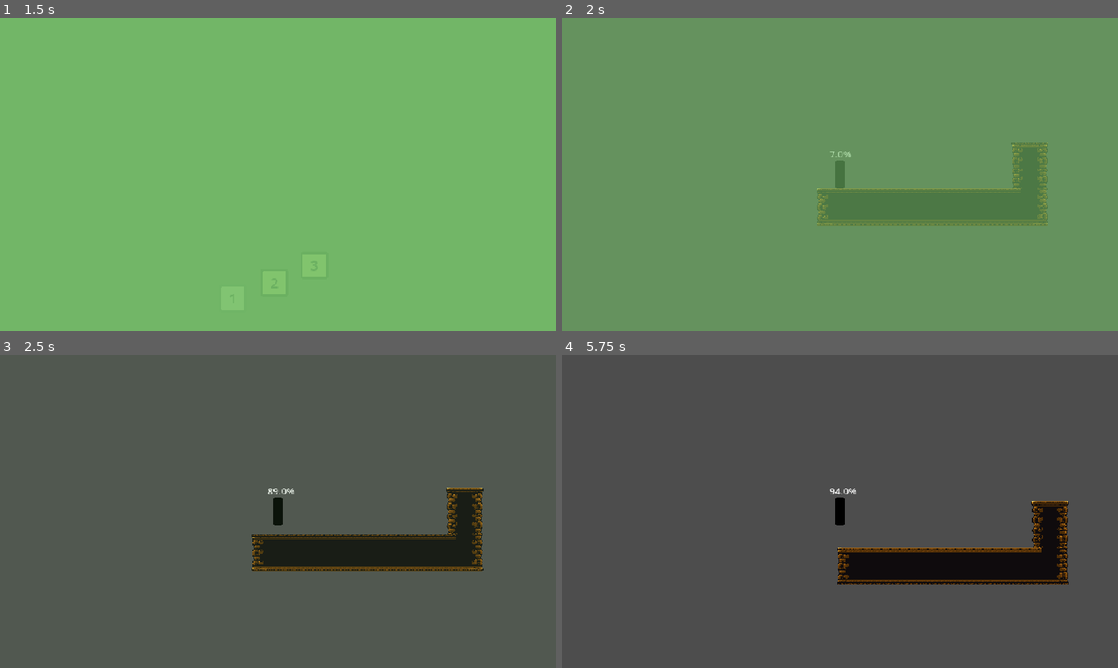
Above: before the commit, frames 1-4 (two rows, left to right).
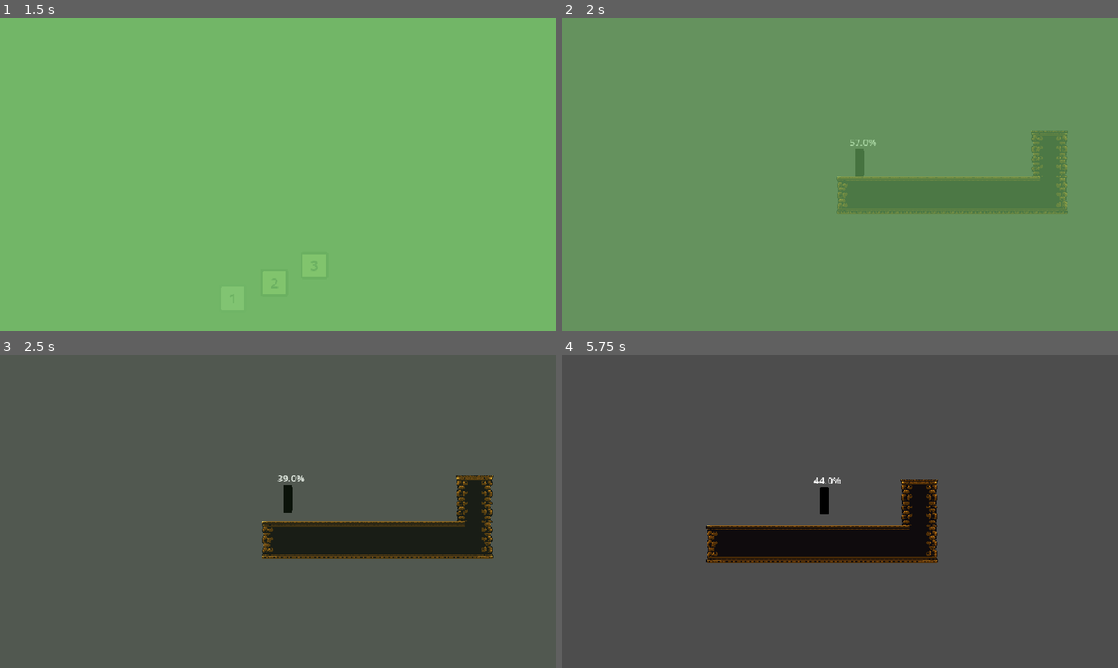
Above: after the commit, the same moments.

Repository: ygda-org/towerglass
Game: Godot game, scene res://ui/level_select.tscn
Two runs of this game, one before a commit and one after it. Both use one fixed random seed, a clock stepped at 60 frames per second and the inputs below. The engine's default icon, where the game draws it, is replaced by a stand-in: a white triangle on a blue panel in a dark square. Sound files missing from this copy of the repository are replaced by a short silence.
Inputs:
- Up to frame 1 (1.5 s): click "1" at 0.5 s; hold D (right) from 1.28 s (still down)
- Up to frame 2 (2 s): keep holding D (right); tap Space (jump) at 1.52 s
- Up to frame 3 (2.5 s): keep holding D (right); tap Space (jump) at 2.27 s
- Up to frame 4 (5.75 s): release D (right) at 2.78 s; hold A (left) 2.78-3.53 s; hold D (right) 3.53-5.03 s; tap Space (jump) at 3.77, 4.52, 5.27 s; hold A (left) from 5.03 s (still down)

Frame 1 is identical in both runs. In frame 2, 5.8% of the frame differs, in the area x 45-91%, y 36-67%; in frame 3, 5.4%; in frame 4, 11%, in the area x 25-92%, y 39-74%.

Commit message:
STUPID THING

Diff:
--- a/player/player.gd
+++ b/player/player.gd
@@ -7,8 +7,8 @@
 
 const MAX_JUMP = -300
 const MAX_JUMP_CHARGE = 0.5
-var sand_in_bottom: float = 0.0
 var total_sand: float = 6.0
+@onready var sand_in_bottom: float = total_sand/2
 var jump_charge = 0.0
 var died = false
 @export var jump_charge_curve: Curve
@@ -28,6 +28,8 @@
 	$Sprite2D.modulate = Color(jump_charge/MAX_JUMP_CHARGE, 0.0, 0.0, 1.0)
 	$Placeholder.text = str(round(sand_in_bottom / total_sand * 100)) + "%"
 	if is_on_floor():
+		$Camera2D.position_smoothing_speed = 1.0
+		$Camera2D.global_position = global_position
 		velocity.x = 0
 		if Input.is_action_pressed("jump"):
 			jump_charge = move_toward(jump_charge, MAX_JUMP_CHARGE, delta)
@@ -37,6 +39,7 @@
 			flip()
 			GameState.player_jumped.emit()
 	else:
+		$Camera2D.position_smoothing_speed = 5.0
 		var dir = Input.get_axis("left", "right")
 		if dir * velocity.x <= 0:
 			velocity.x *= AIR_FRICTION
--- a/player/player.tscn
+++ b/player/player.tscn
@@ -43,3 +43,6 @@
 offset_bottom = -24.0
 
 [node name="Camera2D" type="Camera2D" parent="." unique_id=1016943244]
+top_level = true
+position_smoothing_enabled = true
+position_smoothing_speed = 1.0
